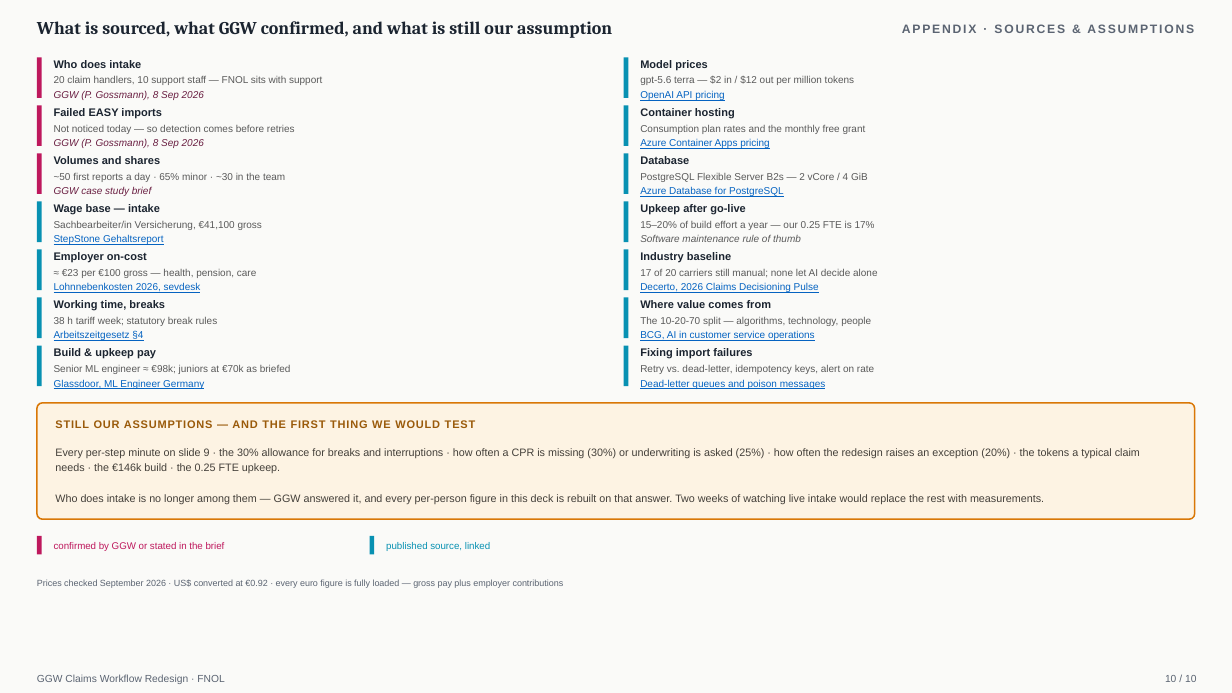
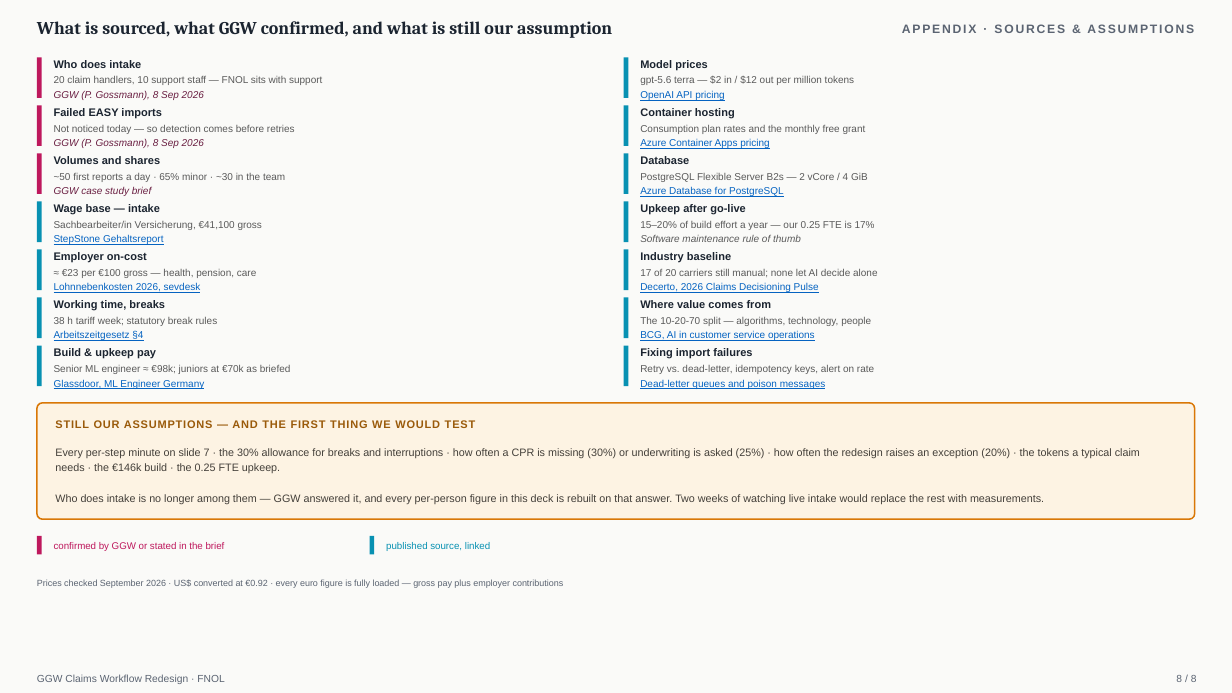
Before and after one commit to utkarshkingh/ggw_casestudy, a slide deck: slide 8 of case-study/deck/GGW_FNOL_Redesign.pptx (slide 10 before the commit). Drawn at 1232x693 pixels with LibreOffice and Linux fonts; fonts in the diff are those of the drawing. Boxes give left, top, right and bottom in pixels: in the first picture for what was removed or moved away, otherwise in the second. Text is boxed around its words. In the diff, an @@ line names an element or a change of style, - is before the commit and + after.

```diff
--- a/case-study/deck/GGW_FNOL_Redesign.pptx
+++ b/case-study/deck/GGW_FNOL_Redesign.pptx
@@ text at [55, 448, 1140, 473]: text changed @@
-Every per-step minute on slide 9 · the 30% allowance for breaks and interruptions · how often a CPR is missing (30%) or underwriting is asked (25%) · how often the redesign raises an exception (20%) · the tokens a typical claim needs · the €146k build · the 0.25 FTE upkeep.
+Every per-step minute on slide 7 · the 30% allowance for breaks and interruptions · how often a CPR is missing (30%) or underwriting is asked (25%) · how often the redesign raises an exception (20%) · the tokens a typical claim needs · the €146k build · the 0.25 FTE upkeep.
@@ text at [1176, 675, 1197, 682]: text changed @@
-10 / 10
+8 / 8
```
Also in this commit, not shown: 6 other slides changed, 1 slide added, 3 slides removed, 2 other files.
